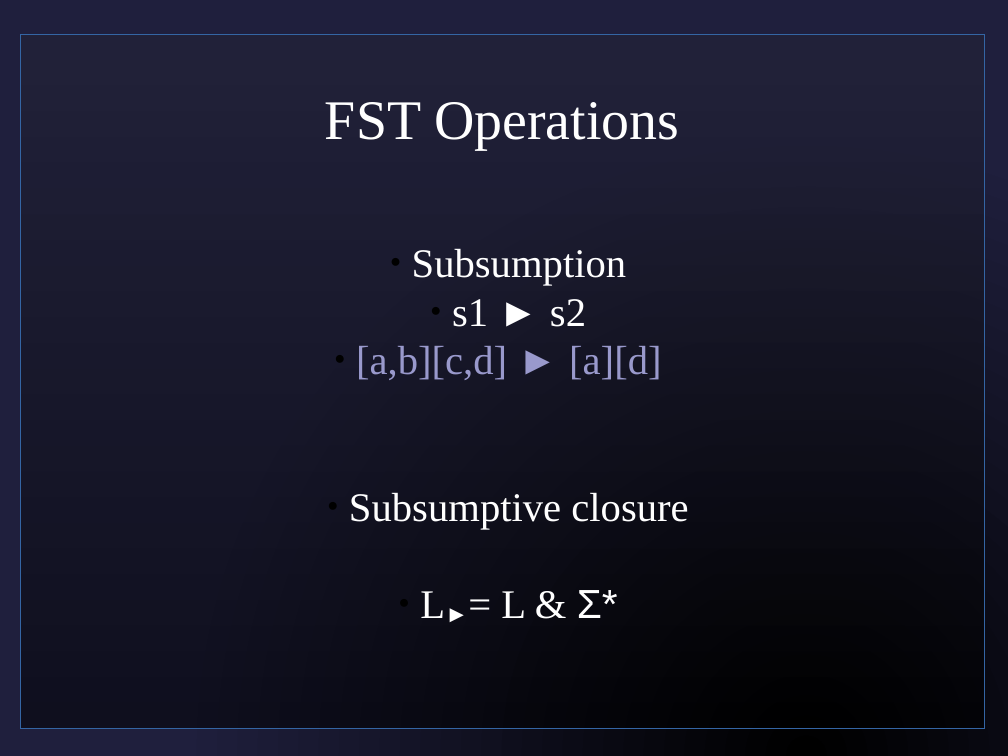
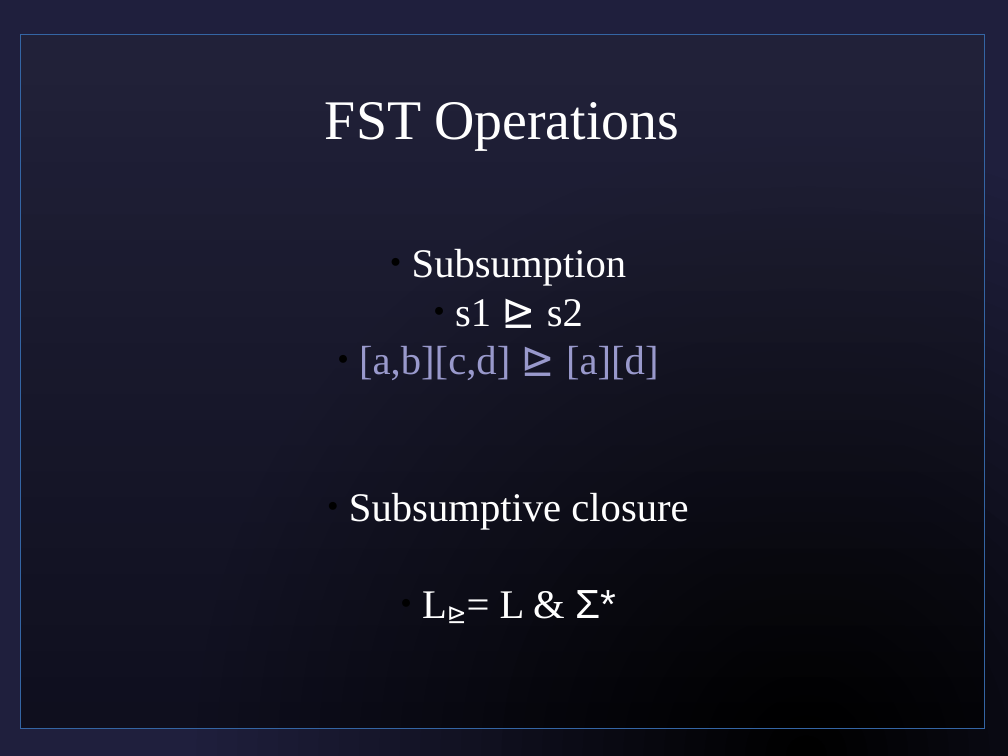
Before and after one commit to sjf/eventlogic, a slide deck: slide 15 of pres1.odp. Drawn at 1008x756 pixels with LibreOffice and Linux fonts; fonts in the diff are those of the drawing; background and template pictures are left out. Boxes give left, top, right and bottom in pixels: in the first picture for what was removed or moved away, otherwise in the second. Text is boxed around its words. In the diff, an @@ line names an element or a change of style, - is before the commit and + after.

```diff
--- a/pres1.odp
+++ b/pres1.odp
@@ subtitle at (359, 299, 658, 380): text changed @@
-  ● s1 ► s2
-  ● [a,b][c,d] ► [a][d]
+  ● s1 ⊵ s2
+  ● [a,b][c,d] ⊵ [a][d]
@@ subtitle at (422, 590, 616, 618): text changed @@
-  ● L►= L & Σ*
+  ● L⊵= L & Σ*
```
Also in this commit, not shown: 5 other slides changed, 1 slide added.
